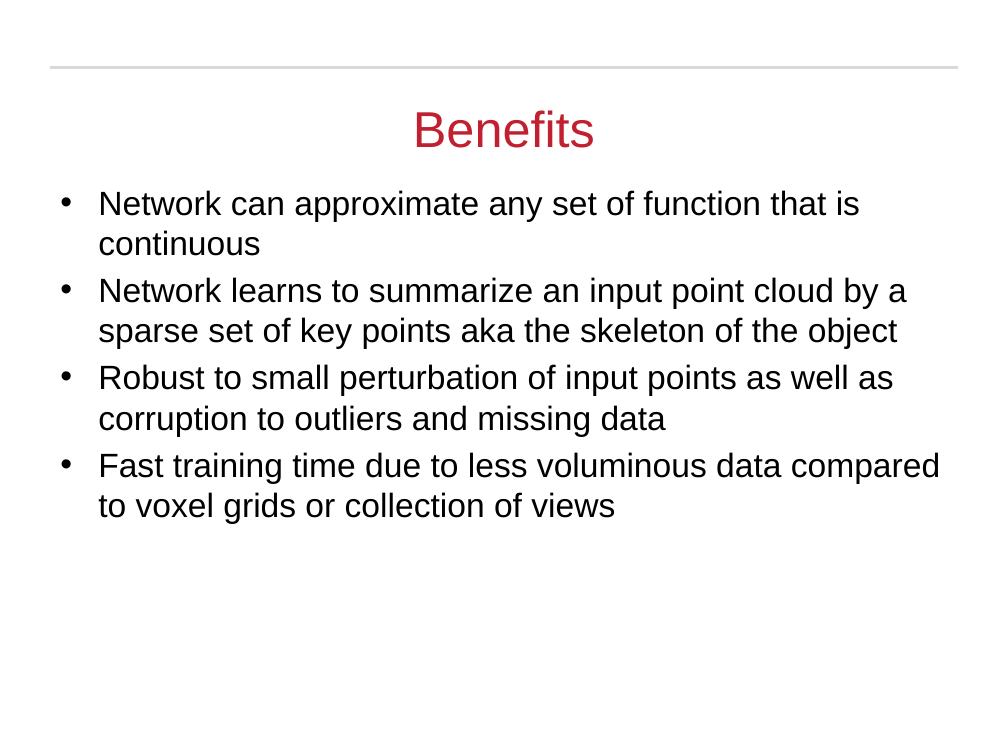
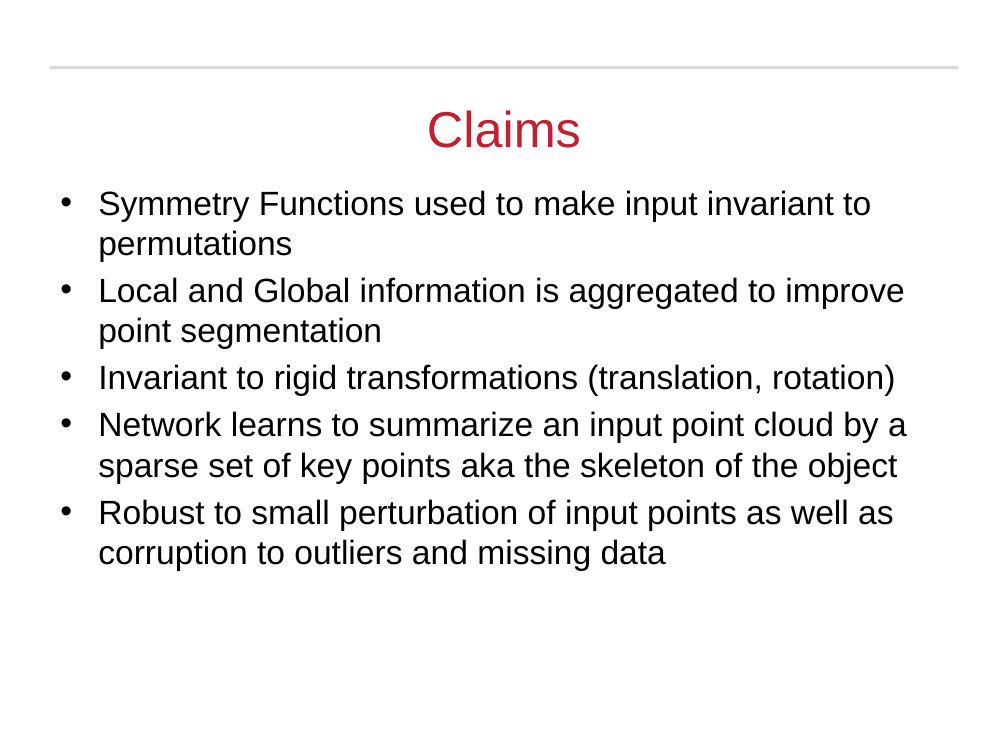
Before and after one commit to Michael-Hodges/PointNet, a slide deck: slide 11 of PowerPoints/EECE7398_Final_Project.pptx (slide 13 before the commit). Drawn at 1008x756 pixels with LibreOffice and Linux fonts; fonts in the diff are those of the drawing; background and template pictures are left out. Boxes give left, top, right and bottom in pixels: in the first picture for what was removed or moved away, otherwise in the second. Text is boxed around its words. In the diff, an @@ line names an element or a change of style, - is before the commit and + after.

Commit message:
powerpoint

```diff
--- a/PowerPoints/EECE7398_Final_Project.pptx
+++ b/PowerPoints/EECE7398_Final_Project.pptx
@@ title at box(427, 110, 581, 148): text changed @@
-Benefits
+Claims
@@ text at box(98, 190, 904, 396): text changed @@
-• Network can approximate any set of function that is continuous
+• Symmetry Functions used to make input invariant to permutations
+• Local and Global information is aggregated to improve point segmentation
+• Invariant to rigid transformations (translation, rotation)
@@ text at box(98, 452, 940, 524): paragraph removed @@
-• Fast training time due to less voluminous data compared to voxel grids or collection of views
```
Also in this commit, not shown: 17 other slides changed, 3 slides added, 5 slides removed.
